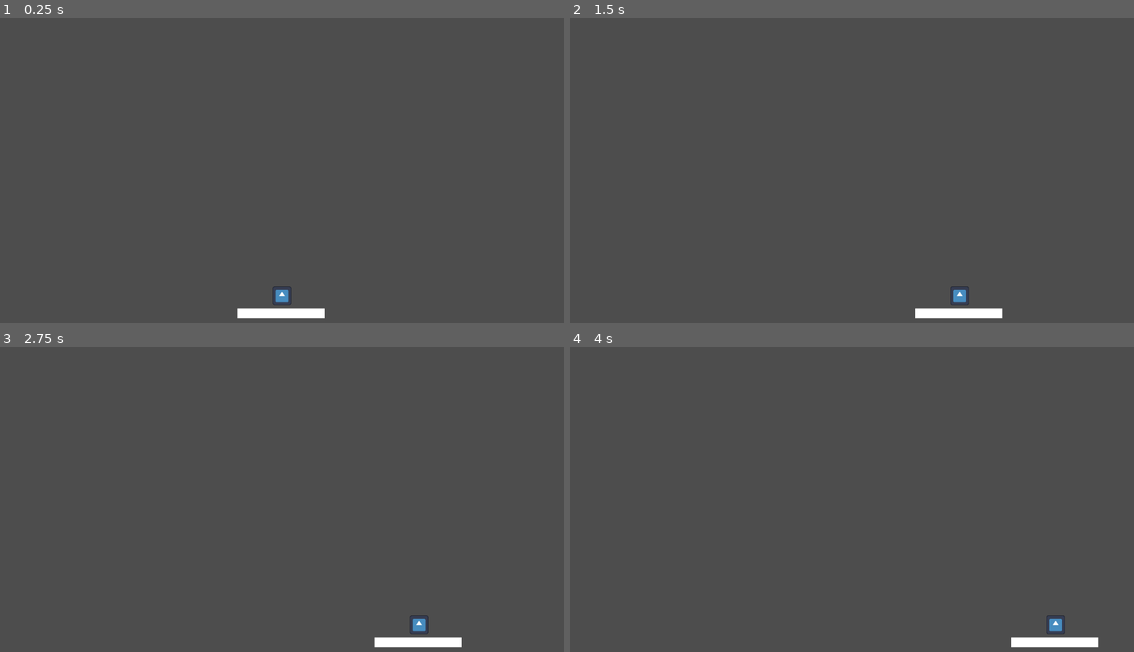
Above: before the commit, frames 1-4 (two rows, left to right).
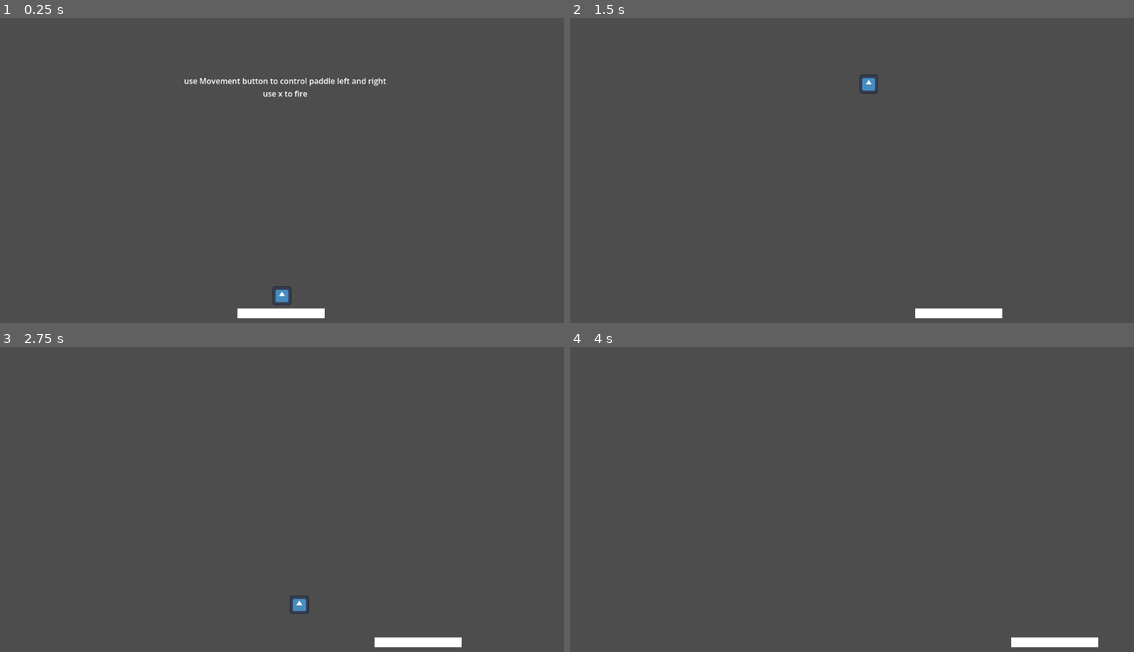
Above: after the commit, the same moments.

Repository: TaofeekS/OpenSourceGodotProjects
Game: Godot game, scene res://src/TestLevel/Scene/test_level.tscn
The game is run twice, just before and just after one commit, with the same random seed, the same clock (stepped at 60 frames per second) and the same inputs. The engine's default icon, where the game draws it, is replaced by a stand-in: a white triangle on a blue panel in a dark square.
Inputs:
- Up to frame 1 (0.25 s): no input
- Up to frame 2 (1.5 s): tap Enter at 0.5 s; hold Right (move_right) 0.53-1.28 s; tap X (fire, bound only after the commit) at 0.6, 1.35 s; hold Left (move_left) from 1.28 s (still down)
- Up to frame 3 (2.75 s): release Left (move_left) at 2.03 s; hold Right (move_right) from 2.03 s (still down); tap X (fire, bound only after the commit) at 2.1 s
- Up to frame 4 (4 s): tap X (fire, bound only after the commit) at 2.85, 3.6 s; release Right (move_right) at 3.53 s; hold Left (move_left) from 3.53 s (still down)

The runs differ from the first frame. In frame 1, 0.4% of the frame differs, in the area x 32-69%, y 19-26%; in frame 2, 0.3%; in frame 3, 0.3%; in frame 4, 0.1%.

Commit message:
Add ball launch mechanics and in-game instructions
Introduce ball launch and stable physics behavior: add a new RigidBody2D ball script that stays frozen until launch, enforces a minimum vertical component to avoid flat bounces, and maintains constant speed. Add a 'fire' input action (key X) in project settings. Update paddle to attach the ball, launch it with a randomized upward angle and impulse, reparent the ball to the scene root, and emit a gameStarted signal. Add an instruction Label to the test level and hide it when the game starts. Include ball scene/script resources and project zip asset.

Diff:
--- a/Games/brickbreakerClone/project.godot
+++ b/Games/brickbreakerClone/project.godot
@@ -27,6 +27,11 @@
 "events": [Object(InputEventKey,"resource_local_to_scene":false,"resource_name":"","device":-1,"window_id":0,"alt_press …(195 unchanged characters)…
 ]
 }
+fire={
+"deadzone": 0.2,
+"events": [Object(InputEventKey,"resource_local_to_scene":false,"resource_name":"","device":-1,"window_id":0,"alt_pressed":false,"shift_pressed":false,"ctrl_pressed":false,"meta_pressed":false,"pressed":false,"keycode":0,"physical_keycode":88,"key_label":0,"unicode":120,"location":0,"echo":false,"script":null)
+]
+}
 
 [physics]
 
--- a/Games/brickbreakerClone/src/Paddle/Script/paddle.gd
+++ b/Games/brickbreakerClone/src/Paddle/Script/paddle.gd
@@ -1,7 +1,14 @@
 extends CharacterBody2D
 
+signal gameStarted
+
 @export var move_speed: float = 400.0
-@export var screen_width: float = 1152.0  # Match your game resolution width
+@export var screen_width: float = 1152.0
+@export var launch_strength: float = 500.0
+
+@onready var ball: RigidBody2D = $ball
+
+var ball_attached: bool = true
 
 func _physics_process(delta: float) -> void:
 	var direction := 0
@@ -11,7 +18,6 @@
 	elif Input.is_action_pressed("move_right"):
 		direction += 1
 
-	# Apply horizontal movement only
 	velocity.x = direction * move_speed
 	velocity.y = 0
 
@@ -22,3 +28,37 @@
 		global_position.x = screen_width
 	elif global_position.x > screen_width:
 		global_position.x = 0
+
+	if ball_attached and Input.is_action_just_pressed("fire"):
+		launch_ball()
+		emit_signal("gameStarted")
+
+
+func launch_ball() -> void:
+	if ball == null:
+		return
+
+	ball_attached = false
+
+	# Store current global transform before reparenting
+	var ball_global_position := ball.global_position
+
+	# Remove from paddle and add to paddle's parent
+	remove_child(ball)
+	get_parent().add_child(ball)
+
+	# Restore world position
+	ball.global_position = ball_global_position
+
+	# Make sure physics wakes up
+	ball.freeze = false
+	ball.sleeping = false
+
+	# Random upward angle between -60 and 60 degrees
+	# Negative Y is upward in Godot 2D
+	var angle_deg := randf_range(-60.0, 60.0)
+	var direction := Vector2.UP.rotated(deg_to_rad(angle_deg)).normalized()
+
+	# Launch the ball
+	ball.linear_velocity = Vector2.ZERO
+	ball.apply_central_impulse(direction * launch_strength)
--- a/Games/brickbreakerClone/src/TestLevel/Scene/test_level.tscn
+++ b/Games/brickbreakerClone/src/TestLevel/Scene/test_level.tscn
@@ -38,3 +38,21 @@
 
 [node name="ball" parent="paddle" unique_id=1861127276 instance=ExtResource("2_654te")]
 position = Vector2(0, -36)
+
+[node name="CanvasLayer" type="CanvasLayer" parent="." unique_id=211273785]
+
+[node name="instructionLabel" type="Label" parent="CanvasLayer" unique_id=2089309132]
+anchors_preset = 5
+anchor_left = 0.5
+anchor_right = 0.5
+offset_left = -202.0
+offset_top = 62.0
+offset_right = 215.0
+offset_bottom = 261.0
+grow_horizontal = 2
+text = "use Movement button to control paddle left and right
+use x to fire"
+horizontal_alignment = 1
+vertical_alignment = 1
+
+[connection signal="gameStarted" from="paddle" to="." method="_on_paddle_game_started"]
--- a/Games/brickbreakerClone/src/TestLevel/Script/test_level.gd
+++ b/Games/brickbreakerClone/src/TestLevel/Script/test_level.gd
@@ -9,3 +9,7 @@
 # Called every frame. 'delta' is the elapsed time since the previous frame.
 func _process(delta: float) -> void:
 	pass
+
+
+func _on_paddle_game_started() -> void:
+	$CanvasLayer/instructionLabel.hide()
--- a/Games/brickbreakerClone/src/ball/Scene/ball.tscn
+++ b/Games/brickbreakerClone/src/ball/Scene/ball.tscn
@@ -1,6 +1,7 @@
 [gd_scene format=3 uid="uid://ikij8k1rybl7"]
 
 [ext_resource type="Texture2D" uid="uid://dw21qqlnnhx7t" path="res://icon.svg" id="1_3juu5"]
+[ext_resource type="Script" uid="uid://cyx11bh7f1b8d" path="res://src/ball/Script/ball.gd" id="1_p82ai"]
 
 [sub_resource type="PhysicsMaterial" id="PhysicsMaterial_p82ai"]
 friction = 0.0
@@ -15,6 +16,7 @@
 continuous_cd = 2
 contact_monitor = true
 max_contacts_reported = 4
+script = ExtResource("1_p82ai")
 
 [node name="Sprite2D" type="Sprite2D" parent="." unique_id=106157785]
 scale = Vector2(0.3, 0.3)
--- /dev/null
+++ b/Games/brickbreakerClone/src/ball/Script/ball.gd
@@ -0,0 +1,25 @@
+extends RigidBody2D
+
+@export var speed: float = 500.0
+
+func _ready() -> void:
+	freeze = true
+
+
+var min_y := 0.3  # tweak between 0.2 - 0.5
+
+func _physics_process(delta: float) -> void:
+	if freeze:
+		return
+
+	if linear_velocity.length() == 0:
+		return
+
+	var dir := linear_velocity.normalized()
+
+	# Prevent too flat movement
+	if abs(dir.y) < min_y:
+		dir.y = sign(dir.y) * min_y
+		dir = dir.normalized()
+
+	linear_velocity = dir * speed
Not shown, added: Games/brickbreakerClone/src/ball/Script/ball.gd.uid
Not shown, added: Games/brickbreakerClone.zip
